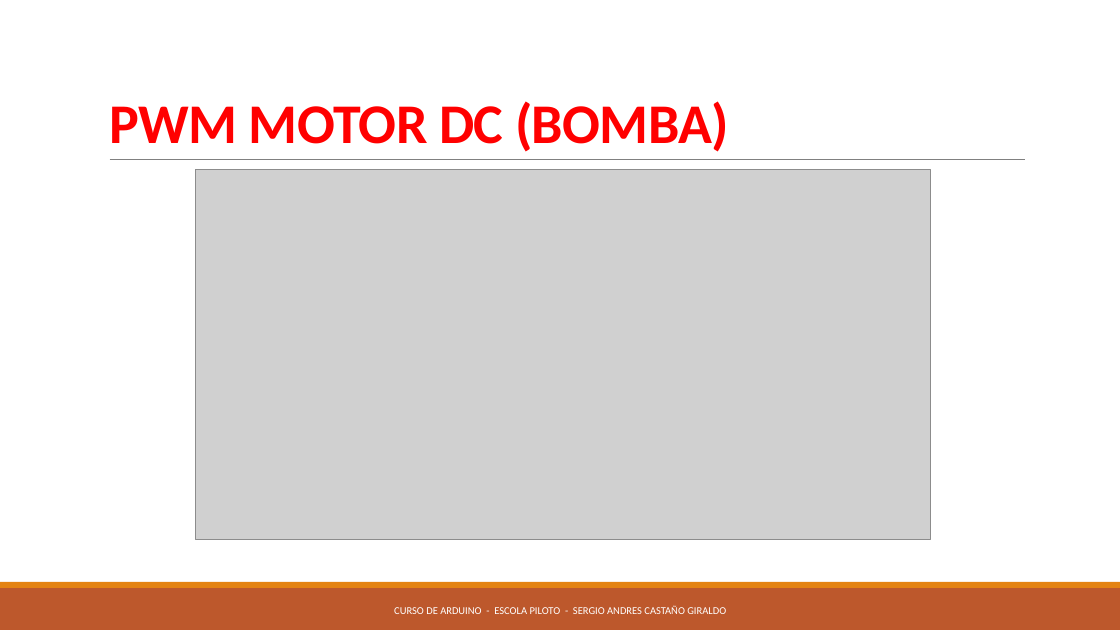
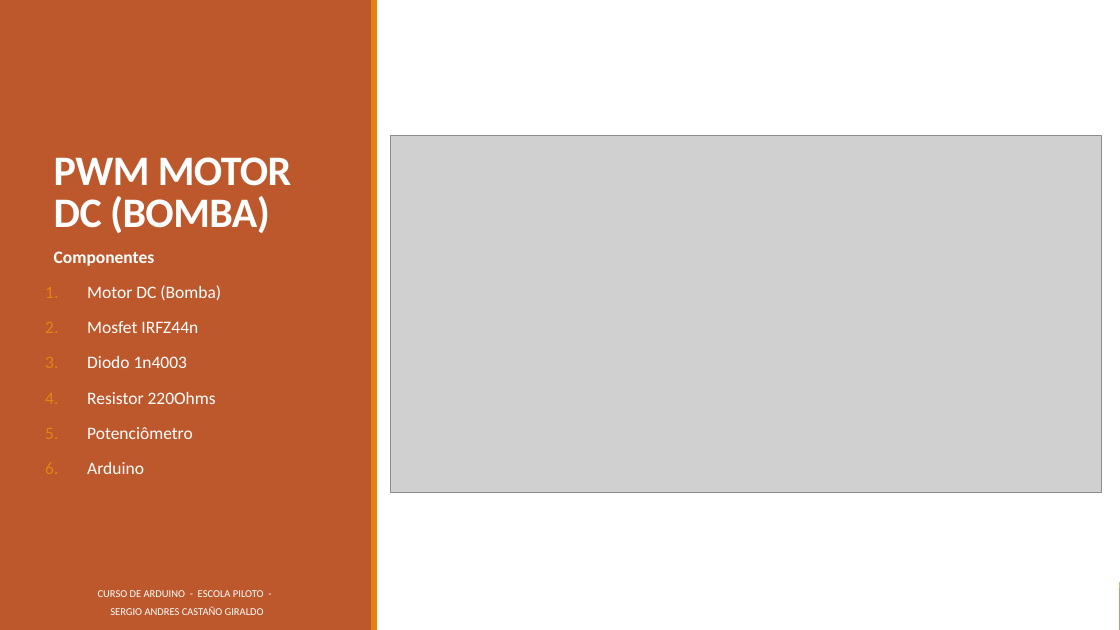
Before and after one commit to sergioacg/ArduinoEP, a slide deck: slide 5 of 10. PWM.pptx. Drawn at 1120x630 pixels with LibreOffice and Linux fonts; fonts in the diff are those of the drawing; grey boxes stand for pictures. Boxes give left, top, right and bottom in pixels: in the first picture for what was removed or moved away, otherwise in the second. Text is boxed around its words. In the diff, an @@ line names an element or a change of style, - is before the commit and + after.

```diff
--- a/10. PWM.pptx
+++ b/10. PWM.pptx
@@ rectangle added at [0, 0, 1120, 630], fill #FFFFFF @@
@@ rectangle added at [0, 0, 372, 630], fill #BD582C @@
@@ rectangle added at [371, 0, 377, 630], fill #E48312 @@
@@ title "PWM MOTOR DC (BOMBA)": place and size @@
-title "PWM MOTOR DC (BOMBA)" at [109, 101, 729, 152]
+title "PWM MOTOR DC (BOMBA)" at [54, 157, 291, 233]
@@ title "PWM MOTOR DC (BOMBA)" at [54, 157, 291, 233]: size 48 to 36 pt, text colour #FF0000 to #FFFFFF @@
@@ picture: place and size @@
-picture at [196, 170, 931, 539]
+picture at [391, 135, 1102, 492]
@@ line removed from (110, 160) to (1026, 160) @@
@@ text added at [54, 251, 221, 474], 15 pt, text #FFFFFF @@
+  Componentes
+1. Motor DC (Bomba)
+2. Mosfet IRFZ44n
+3. Diodo 1n4003
+4. Resistor 220Ohms
+5. Potenciômetro
+6. Arduino
@@ rectangle removed at [0, 588, 1120, 630] @@
@@ rectangle removed at [0, 582, 1120, 588] @@
@@ rectangle added at [0, 588, 1120, 630], fill #BD582C @@
@@ rectangle added at [0, 582, 1120, 588], fill #E48312 @@
@@ text at [98, 590, 264, 615]: text changed @@
-CURSO DE ARDUINO - ESCOLA PILOTO - SERGIO ANDRES CASTAÑO GIRALDO
+CURSO DE ARDUINO - ESCOLA PILOTO -
+SERGIO ANDRES CASTAÑO GIRALDO
```
